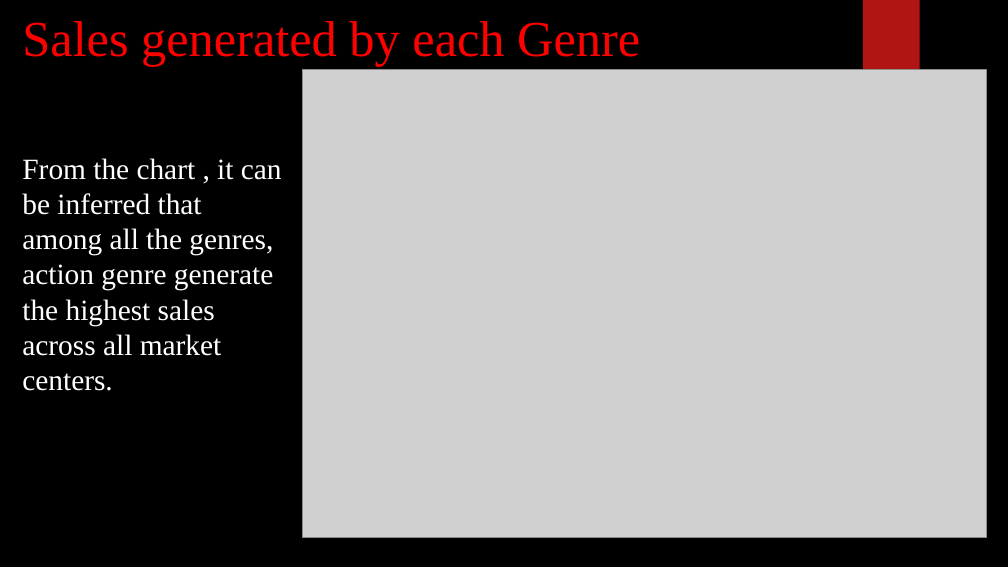
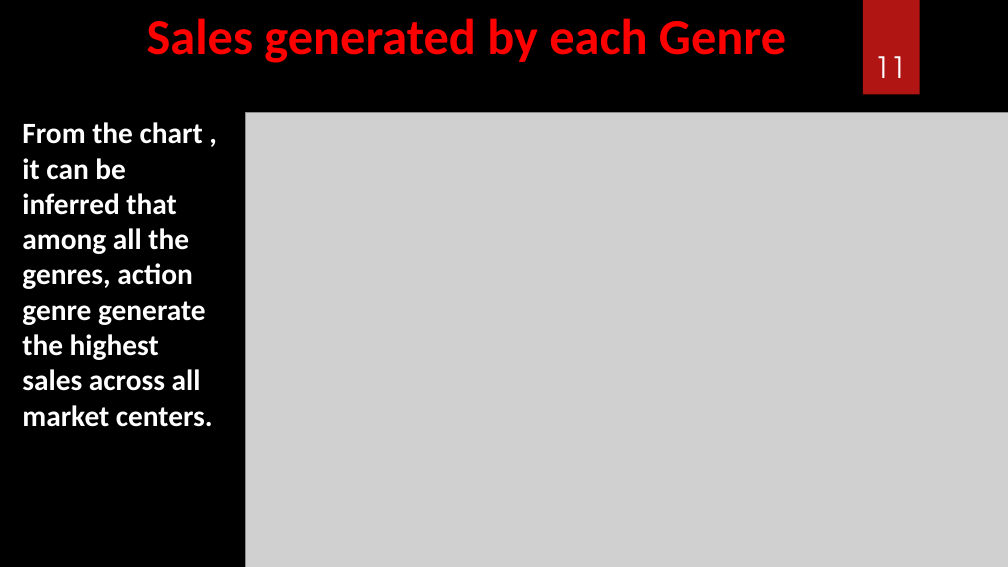
Before and after one commit to JMDUKU/GROUP-K-EDA-PROJECT, a slide deck: slide 11 of Group K EDA Project DIGICAP.pptx (slide 10 before the commit). Drawn at 1008x567 pixels with LibreOffice and Linux fonts; fonts in the diff are those of the drawing; grey boxes stand for pictures; background and template pictures are left out. Boxes give left, top, right and bottom in pixels: in the first picture for what was removed or moved away, otherwise in the second. Text is boxed around its words. In the diff, an @@ line names an element or a change of style, - is before the commit and + after.

```diff
--- a/Group K EDA Project DIGICAP.pptx
+++ b/Group K EDA Project DIGICAP.pptx
@@ title "Sales generated by each Genre" at box(147, 18, 786, 63): font Times New Roman to Calibri, bold on @@
@@ title "Sales generated by each Genre": place and size @@
-title "Sales generated by each Genre" at box(22, 21, 640, 67)
+title "Sales generated by each Genre" at box(147, 18, 786, 63)
@@ page number added at box(874, 56, 907, 78), 28 pt, text #FFFFFF @@
+11
@@ text "From the chart , it ..." at box(22, 122, 213, 427): font Times New Roman to Calibri, bold on @@
@@ picture: place and size @@
-picture at box(302, 70, 986, 538)
+picture at box(246, 113, 1008, 567)
```
Also in this commit, not shown: 18 other slides changed, 2 slides added, 1 slide removed.
